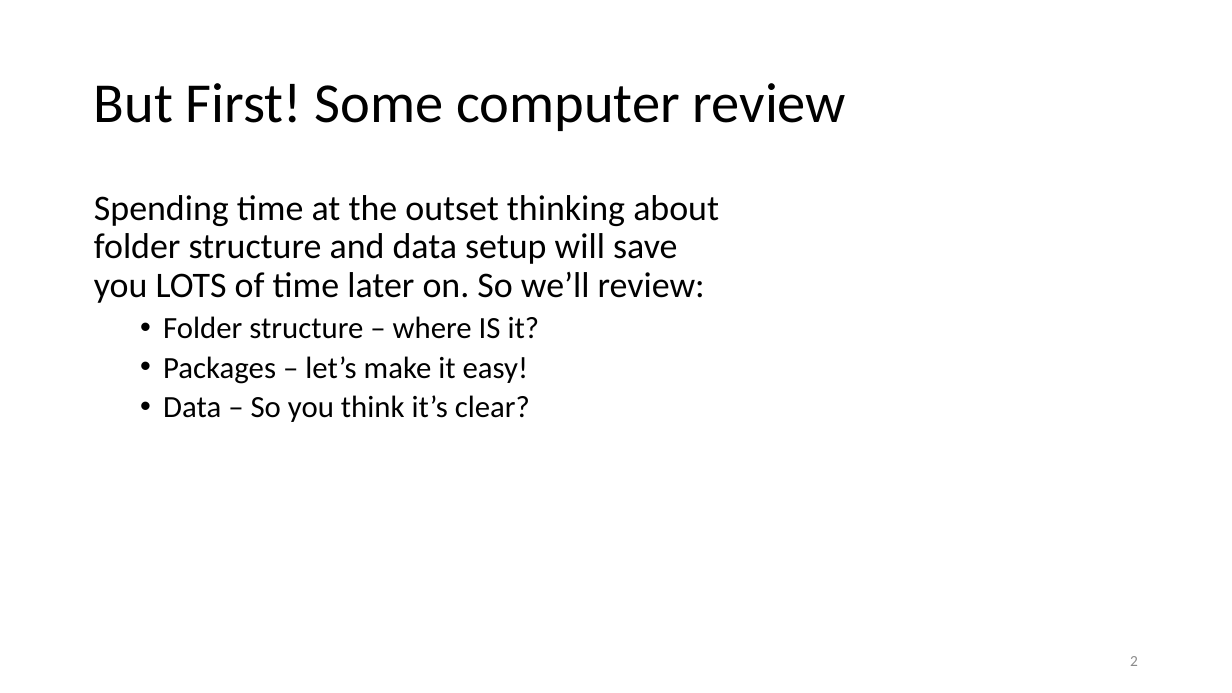
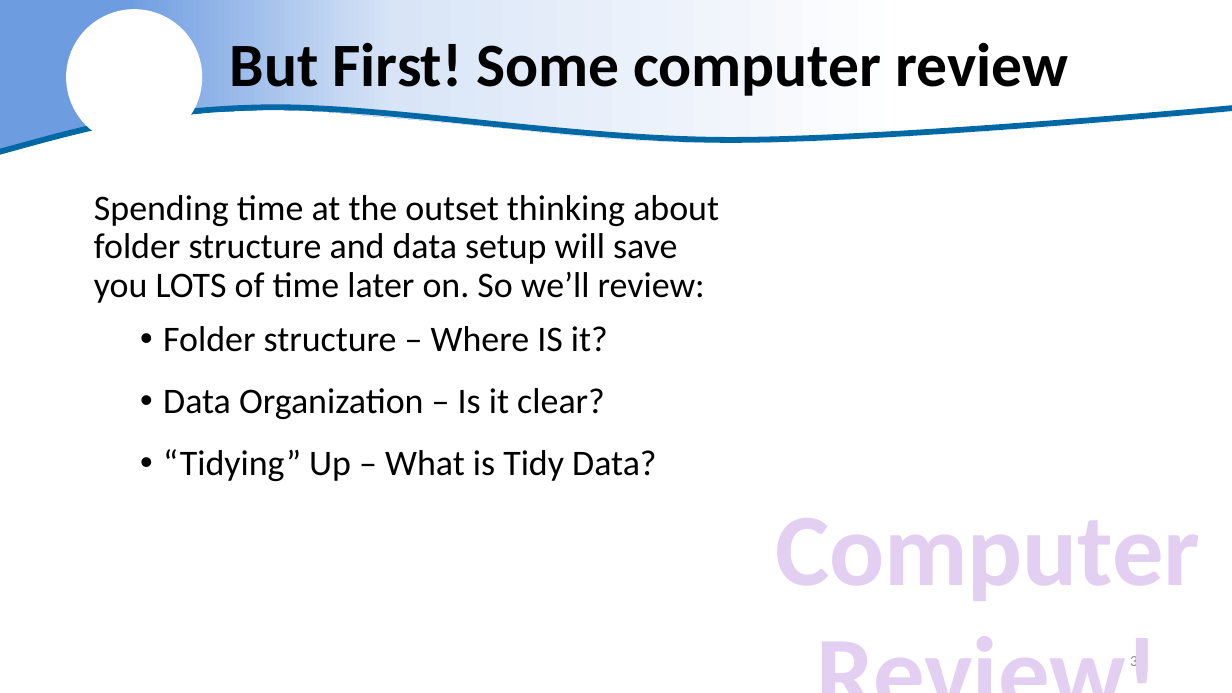
Before and after one commit to justinpriest/ADFG_R_Intro_Workshop, a slide deck: slide 3 of presentations/5 – Reading Real Data.pptx (slide 2 before the commit). Drawn at 1232x693 pixels with LibreOffice and Linux fonts; fonts in the diff are those of the drawing; background and template pictures are left out. Boxes give left, top, right and bottom in pixels: in the first picture for what was removed or moved away, otherwise in the second. Text is boxed around its words. In the diff, an @@ line names an element or a change of style, - is before the commit and + after.

Commit message:
updated code & powerpoint for Section 5 (reading data)

```diff
--- a/presentations/5 – Reading Real Data.pptx
+++ b/presentations/5 – Reading Real Data.pptx
@@ freeform shape added at [0,0,1232,152], fill gradient #6D9CE1 to #D9E5F7 to #FFFFFF @@
@@ ellipse added at [67,9,202,145], fill #FFFFFF @@
@@ title "But First! Some computer review": place and size @@
-title "But First! Some computer review" at [94,83,846,131]
+title "But First! Some computer review" at [230,42,1068,96]
@@ title "But First! Some computer review" at [230,42,1068,96]: size 44 to 48 pt, bold on @@
@@ freeform shape added at [0,107,1232,152], outline #DAE3F3 4.5 pt @@
@@ text at [163,326,656,481]: text changed; size 24 to 28 pt @@
-  • Folder structure – where IS it?
-  • Packages – let’s make it easy!
-  • Data – So you think it’s clear?
+  • Folder structure – Where IS it?
+  • Data Organization – Is it clear?
+  • “Tidying” Up – What is Tidy Data?
@@ text added at [775,518,1200,601], 80 pt, text #E2CFF1, bold @@
+Computer
+Review!
@@ page number at [1130,653,1138,671]: text changed @@
-2
+3
```
Also in this commit, not shown: 34 other slides changed, 2 slides added, 2 other files.
